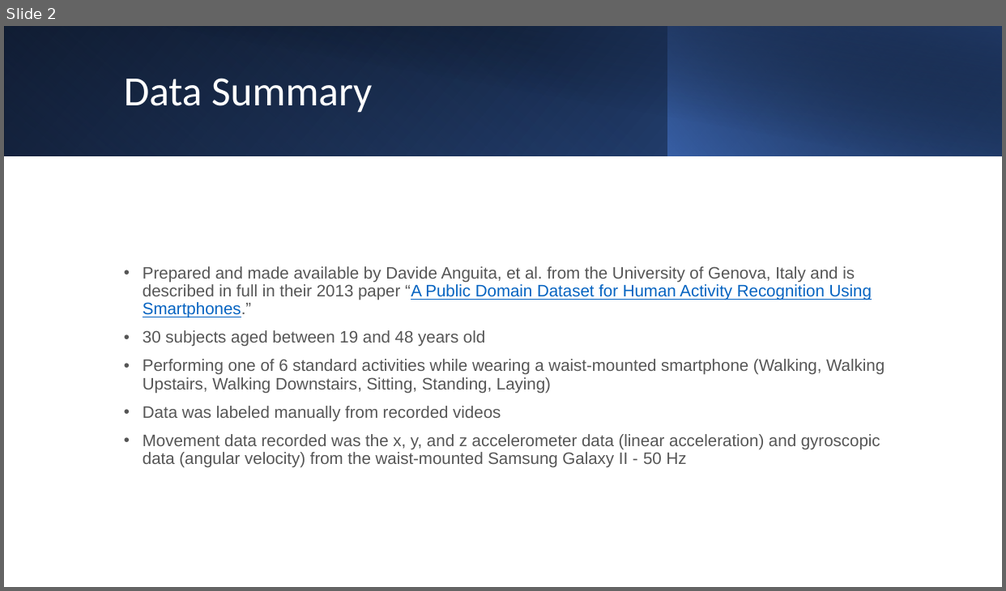
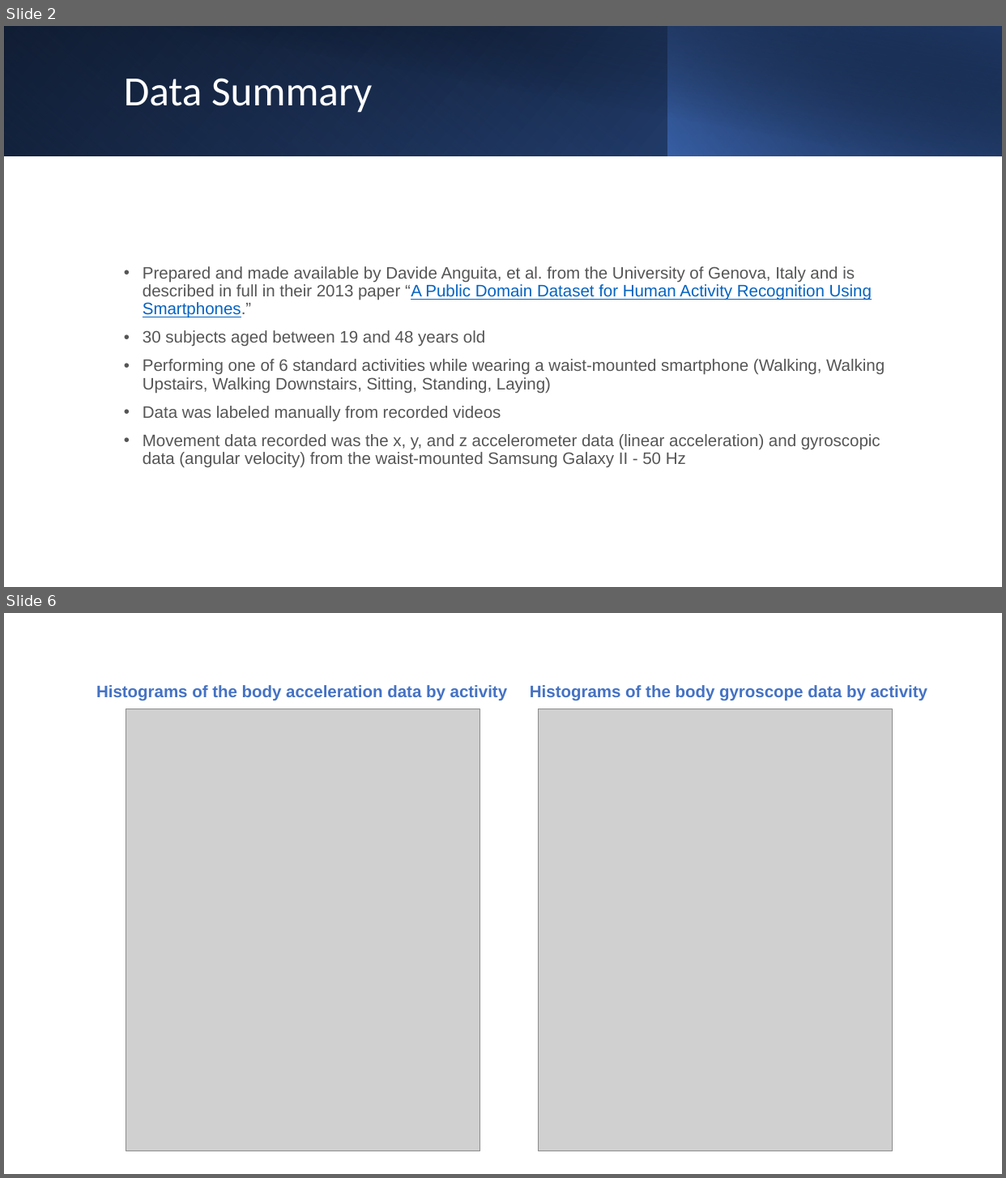
Before and after one commit to Entspannter/CrispCerebella, a slide deck: Presentations/Meeting 24_07_2021 Presentation.pptx. Shown one above the other, each under a label of ours: slide 2 before the commit, slides 2 and 6 after it; the slides between them are not shown. The pictures are 1006x591 and 1006x1178 pixels, drawn with LibreOffice and Linux fonts; fonts in the diff are those of the drawing; grey boxes stand for pictures. Boxes give left, top, right and bottom in pixels: in the first picture for what was removed or moved away, otherwise in the second. Text is boxed around its words. In the diff, an @@ line names an element or a change of style, - is before the commit and + after.

```diff
--- a/Presentations/Meeting 24_07_2021 Presentation.pptx
+++ b/Presentations/Meeting 24_07_2021 Presentation.pptx
@@ slide 6 added at (4, 613, 1002, 1174), background #FFFFFF @@
@@ text added at (96, 685, 508, 701), 16 pt, text #4472C4, bold @@
+Histograms of the body acceleration data by activity
@@ text added at (530, 685, 928, 701), 16 pt, text #4472C4, bold @@
+Histograms of the body gyroscope data by activity
@@ picture added at (126, 709, 479, 1152) @@
@@ picture added at (539, 709, 892, 1152) @@
```
Also in this commit, not shown: 4 other slides changed, 2 other slides added.
